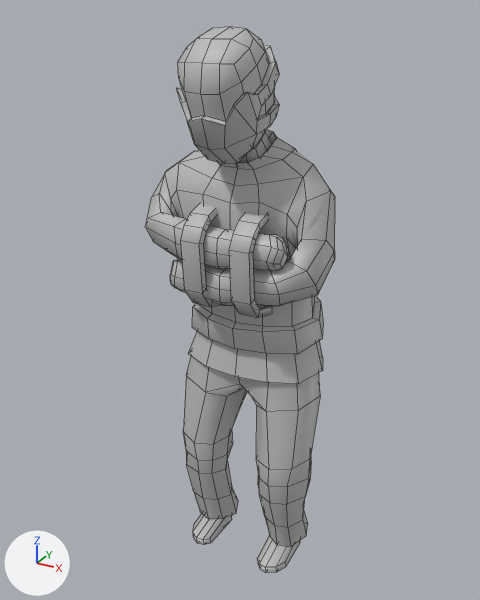
What one commit did to the FBX model Horde/Assets/Project Horde/Models/Characters/Horde/Abnormals/insaneAbnormal.fbx.
One viewpoint serves both versions: a 50 mm lens placed at (0.92, -1.766, 1.832), pointed at (-0.045, -0.012, 0.955). Lighting does not change. The marker at lower left points along +X, +Y and +Z. Mesh edges are drawn as thin lines. Where no turn or scale is listed for an object, it has been applied to the vertices.

Before the edit, the objects in view are built like this:
```python
me_mesh = bpy.data.meshes.new('Mesh')
me_mesh.from_pydata(...)  # 701 vertices, 666 faces; spans x -0.33..0.3, y -0.3..0.24, z 0.0..1.79
me_mesh.materials.append(mat_lambert1)  # grey #bcbcbc
ob_insanezombie = bpy.data.objects.new('insaneZombie', me_mesh)
ob_insanezombie.location = (0.0, 0.0, 0.0)
```
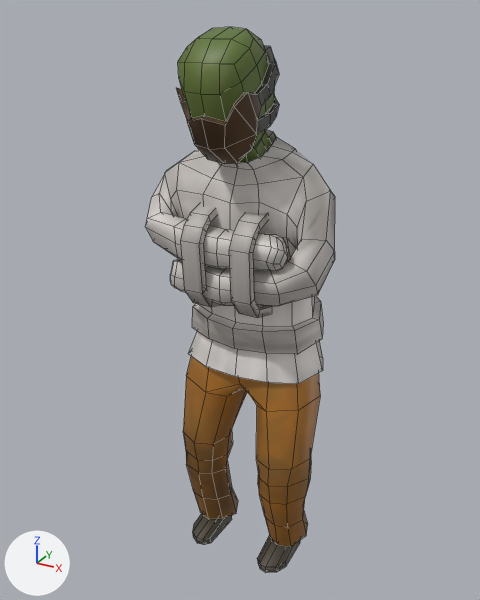
Edits to the scene script, one JSON object a line:
```json
{"op": "add", "block": "img_insanezombiediffuse_png", "code": ["img_insanezombiediffuse_png = load_image('insaneZombieDiffuse.png', 'insaneZombieDiffuse.png', 256, 256, 'sRGB')"]}
{"op": "add", "block": "mat_lambert5", "code": ["mat_lambert5 = principled_material('lambert5')", "mat_lambert5.texture = img_insanezombiediffuse_png  # with its transparency"]}
{"block": "me_mesh", "where": "me_mesh.from_pydata(...)  # 701 vertices, 666 faces; spans x -0.33..0.3, y -0.3..0.24, z 0.0..1.79"}
{"op": "remove", "block": "me_mesh", "code": "me_mesh.materials.append(mat_lambert1)  # grey #bcbcbc"}
{"op": "add", "block": "me_mesh", "code": "me_mesh.materials.append(mat_lambert5)  # picture img_insanezombiediffuse_png"}
```

Pixel boxes [x1, y1, x2, y2] of what changed, in the pictures (480 x 600 px):
```json
{"object": "insaneZombie", "change": "recoloured", "before": [146, 27, 335, 573], "after": [146, 27, 335, 573]}
```
